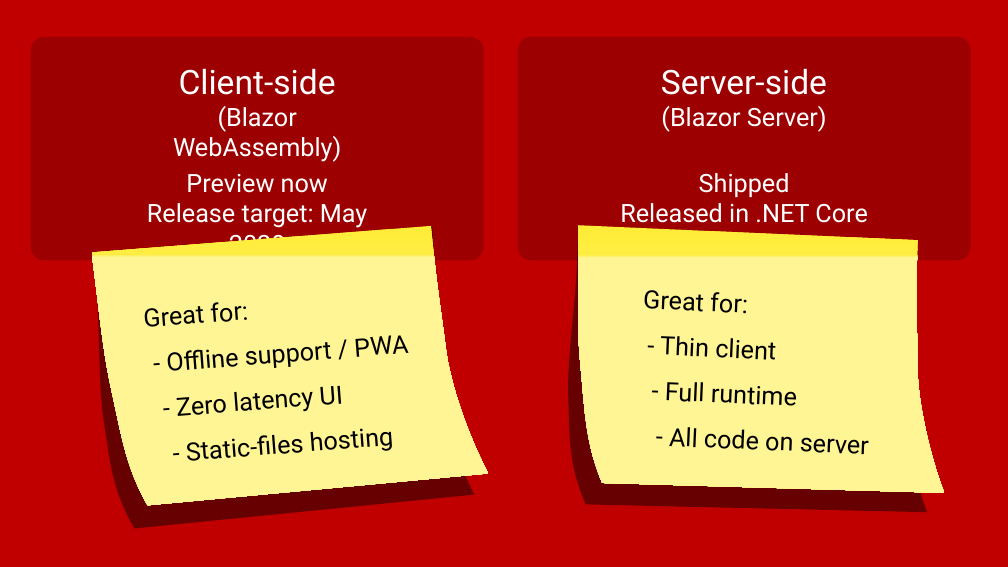
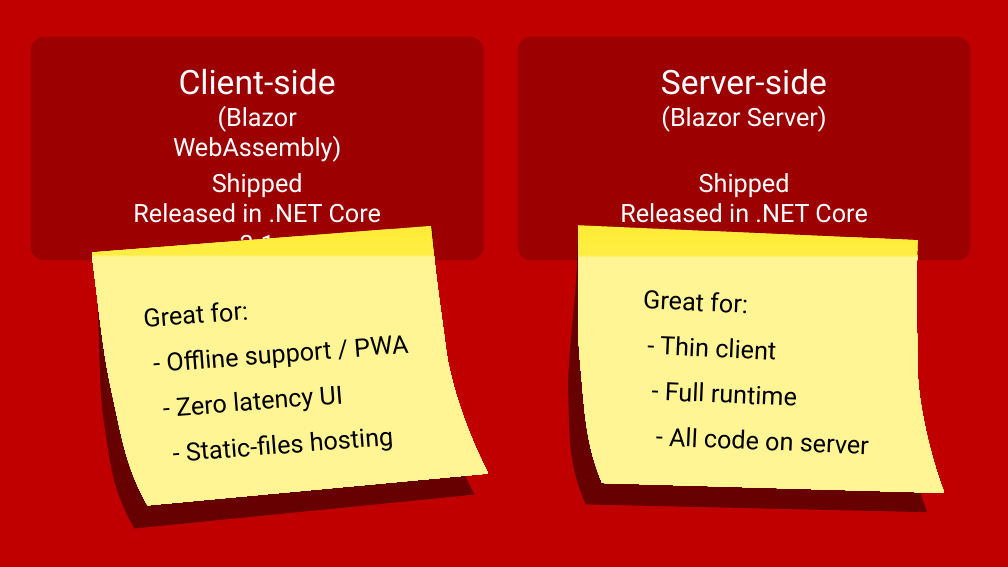
Before and after one commit to pulcher/blazor-playground, a slide deck: slide 11 of talks/houston/intro-to-blazor.pptx (slide 9 before the commit). Drawn at 1008x567 pixels with LibreOffice and Linux fonts; fonts in the diff are those of the drawing. Boxes give left, top, right and bottom in pixels: in the first picture for what was removed or moved away, otherwise in the second. Text is boxed around its words. In the diff, an @@ line names an element or a change of style, - is before the commit and + after.

```diff
--- a/talks/houston/intro-to-blazor.pptx
+++ b/talks/houston/intro-to-blazor.pptx
@@ text at (133,173,381,259): text changed @@
-Preview now
-Release target: May 2020
+Shipped
+Released in .NET Core 3.1
```
Also in this commit, not shown: 3 other slides changed, 2 slides added.
